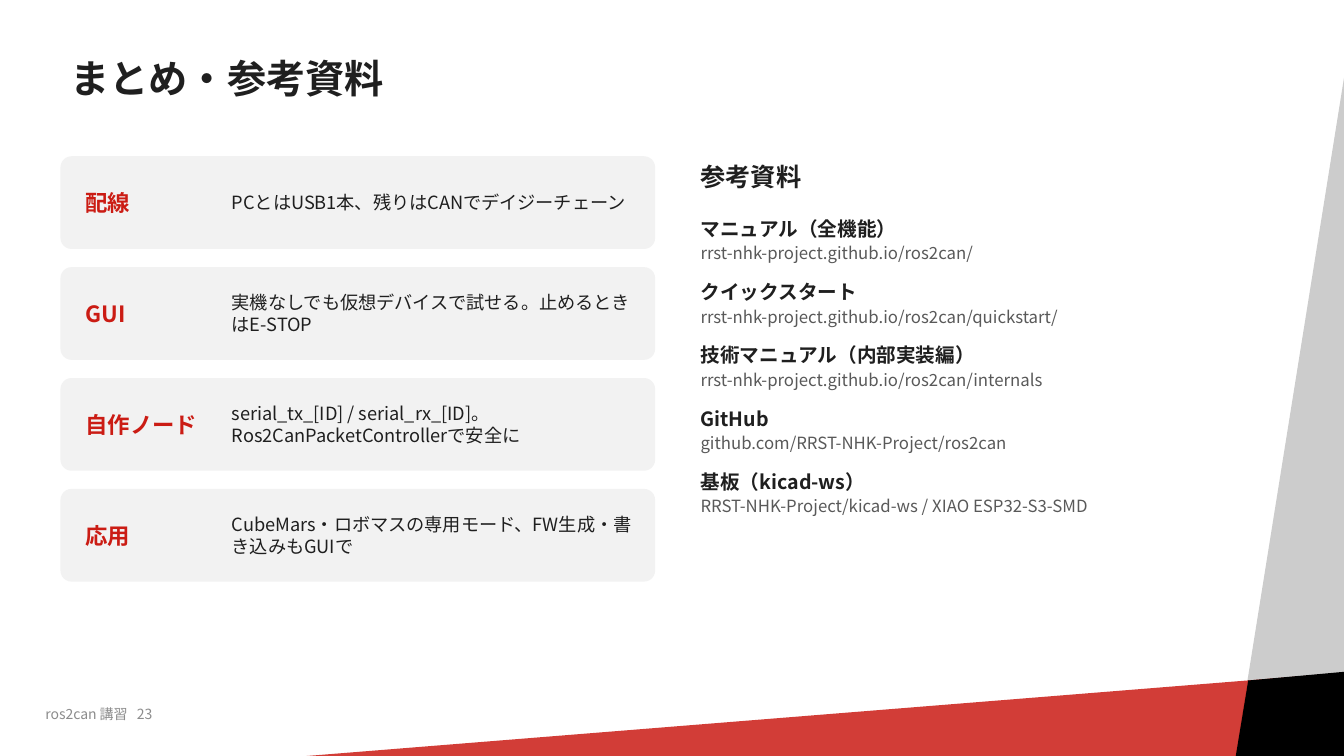
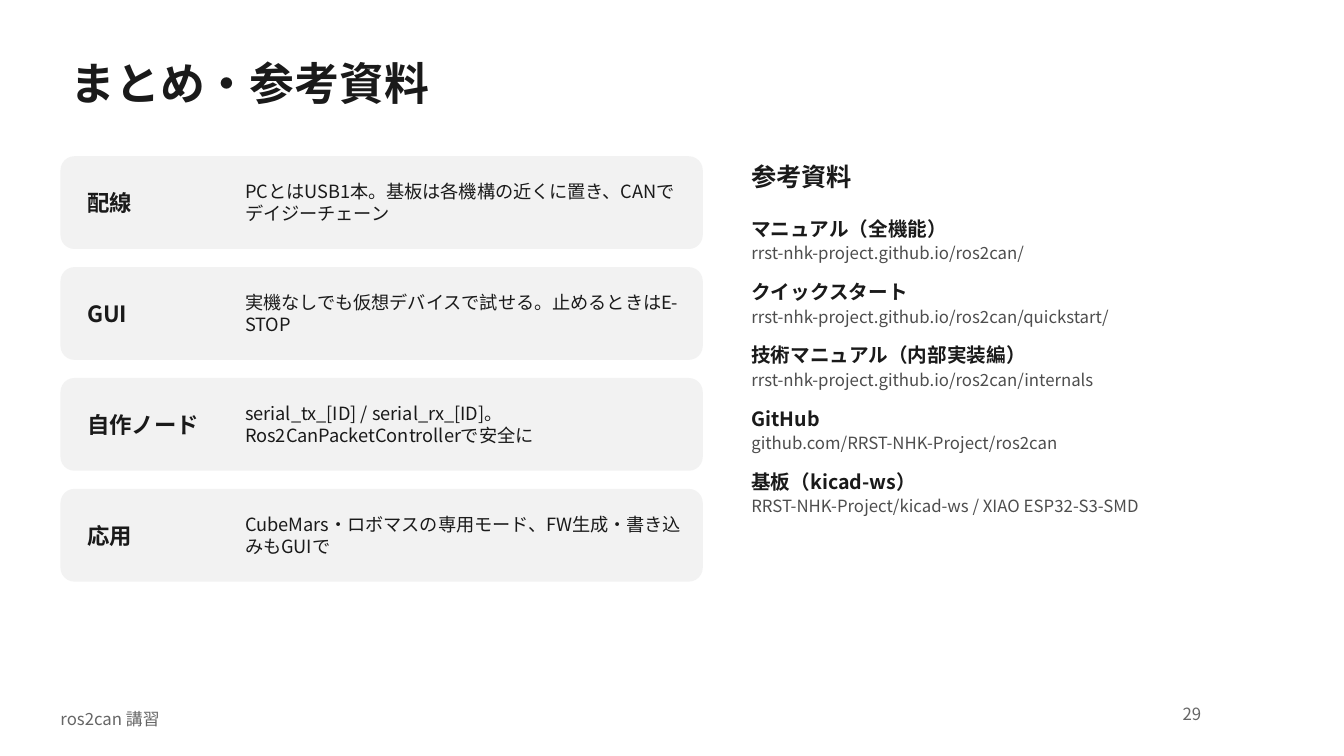
Before and after one commit to RRST-NHK-Project/ros2can, a slide deck: slide 29 of pptx/ros2can講習.pptx (slide 23 before the commit). Drawn at 1344x756 pixels with LibreOffice and Linux fonts; fonts in the diff are those of the drawing; background and template pictures are left out. Boxes give left, top, right and bottom in pixels: in the first picture for what was removed or moved away, otherwise in the second. Text is boxed around its words. In the diff, an @@ line names an element or a change of style, - is before the commit and + after.

Commit message:
資料差し替え

```diff
--- a/pptx/ros2can講習.pptx
+++ b/pptx/ros2can講習.pptx
@@ rectangle removed at [1136,18,1344,756] @@
@@ title "まとめ・参考資料" at [71,61,430,104]: size 28 to 32 pt, text colour #1F1F1F to #1A1A1A; line spacing 0.9 to 1 @@
@@ rounded rectangle: place and size @@
-rounded rectangle at [60,156,655,249]
+rounded rectangle at [60,156,703,249]
@@ text colour #1F1F1F to #1A1A1A in 4 elements at [245,293,678,332], [245,405,534,444], [245,515,681,554], [751,164,852,189] @@
@@ text "参考資料": place and size @@
-text "参考資料" at [701,164,802,189]
+text "参考資料" at [751,164,852,189]
@@ text at [245,182,675,200]: text changed; text colour #1F1F1F to #1A1A1A @@
-PCとはUSB1本、残りはCANでデイジーチェーン
+PCとはUSB1本。基板は各機構の近くに置き、CANでデイジーチェーン
@@ text "マニュアル（全機能）": place and size @@
-text "マニュアル（全機能）" at [701,219,1088,516]
+text "マニュアル（全機能）" at [751,219,1139,516]
@@ text "マニュアル（全機能）" at [751,219,1139,516]: text colour #1F1F1F to #1A1A1A in "マニュアル（全機能）", "クイックスタート", "技術マニュアル（内部実装編）", "GitHub" and 1 more places; text colour #595959 to #4D4D4D in "rrst-nhk-project.github.io/ros2can/", "rrst-nhk-project.github.io/ros2can/quickstart/", "rrst-nhk-project.github.io/ros2can/internals", "github.com/RRST-NHK-Project/ros2can" and 1 more places @@
@@ rounded rectangle: place and size @@
-rounded rectangle at [60,267,655,360]
+rounded rectangle at [60,267,703,360]
@@ text "実機なしでも仮想デバイスで試せる。止めるときはE-STOP": place and size @@
-text "実機なしでも仮想デバイスで試せる。止めるときはE-STOP" at [232,293,630,332]
+text "実機なしでも仮想デバイスで試せる。止めるときはE-STOP" at [245,293,678,332]
@@ rounded rectangle: place and size @@
-rounded rectangle at [60,378,655,471]
+rounded rectangle at [60,378,703,471]
@@ text "serial_tx_[ID] / serial_rx_[ID]。Ros2CanPacketControllerで安全に": place and size @@
-text "serial_tx_[ID] / serial_rx_[ID]。Ros2CanPacketControllerで安全に" at [232,405,521,444]
+text "serial_tx_[ID] / serial_rx_[ID]。Ros2CanPacketControllerで安全に" at [245,405,534,444]
@@ proportions changed in 4 elements at [60,156,703,249], [60,267,703,360], [60,378,703,471], [60,489,703,582] @@
@@ rounded rectangle: place and size @@
-rounded rectangle at [60,489,655,582]
+rounded rectangle at [60,489,703,582]
@@ text colour #CB1C14 to #1A1A1A in 4 elements at [87,189,132,217], [87,305,127,323], [87,414,199,435], [87,525,132,546] @@
@@ text "CubeMars・ロボマスの専用モード、FW生成・書き込みもGUIで": place and size @@
-text "CubeMars・ロボマスの専用モード、FW生成・書き込みもGUIで" at [232,515,632,554]
+text "CubeMars・ロボマスの専用モード、FW生成・書き込みもGUIで" at [245,515,681,554]
@@ rectangle removed at [57,666,1344,756] @@
@@ parallelogram removed at [1218,666,1344,756] @@
@@ text removed at [45,707,153,720] @@
-ros2can 講習 23
@@ text added at [60,711,160,727], 12 pt, text #666666 @@
+ros2can 講習
@@ page number added at [1183,707,1202,720], 12 pt, text #666666 @@
+29
```
Also in this commit, not shown: 22 other slides changed, 12 slides added, 5 other files.
